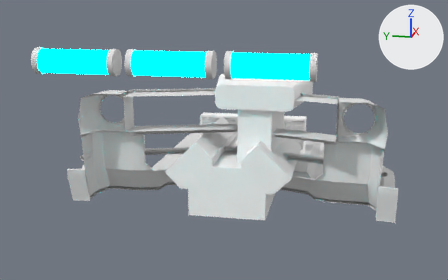
A saved change to the Blender file Car/MuscleCar_V05.blend.
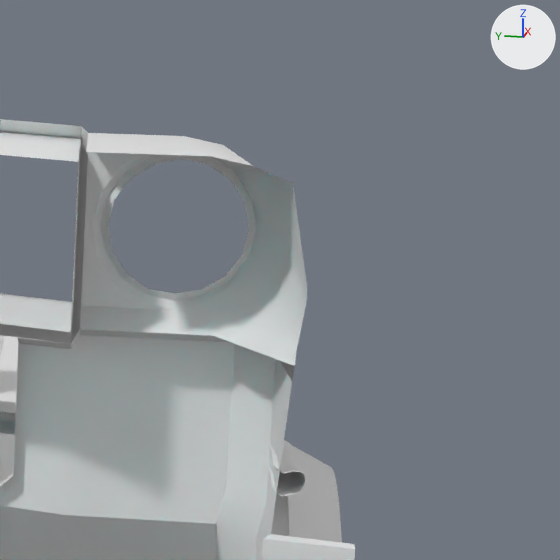
The first picture shows the older version from a 50 mm lens placed at (-3.93, -0.69, 1.21), pointed at (-0.08, 0.08, 0.25). The close-ups show both versions on the part from 71% to 99% of the width and 24% to 69% of the height of that picture; other places that the commit changed are outside them. Arrows for +X, +Y and +Z are at upper right; the lights stay in place.

In view in the first close-up: 'Front_Bumper_Lower', 'Front_Bumper_Upper', 'Hood', 'ProtectionBar', 'Vert.000'.
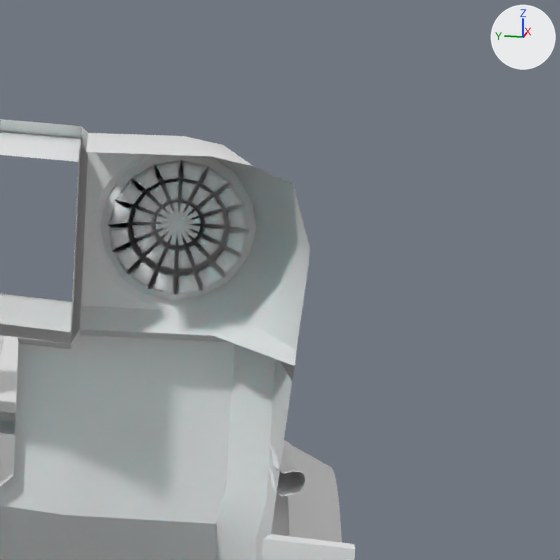
Location of each change, (x1, y1, x2, y2) in pixels of the close-ups (560 x 560 px; the box of a moved part takes in the faces that stretch with it):
'Front_Bumper_Upper', reshaped: before (0, 119, 307, 366); after (0, 119, 310, 366)
'Front_Bumper_Upper.001', added: after (108, 160, 249, 295)
part 1 of me_front_bumper_upper, moved or reshaped: before (236, 232, 282, 322); after (236, 232, 282, 321)
part 2 of me_front_bumper_upper, moved or reshaped: before (248, 248, 306, 350); after (247, 240, 309, 350)
part 3 of me_front_bumper_upper, moved or reshaped: before (256, 168, 307, 302); after (256, 168, 310, 264)

Diff of the bpy script that builds the scene:
```diff
--- a/Car/MuscleCar_V05.blend.py
+++ b/Car/MuscleCar_V05.blend.py
@@ me_front_bumper_upper @@
 me_front_bumper_upper.from_pydata(...)  # 101 vertices, 79 faces; spans x -0.325..0.085, y -0.925..0.0, z -0.15..0.13
 # used by ob_front_bumper_upper; parent = ob_front_bumper_lower; location = (-0.105, 0.0, 0.46)
+# me_front_bumper_upper part 1: the 1 vertex in x -0.185, y -0.89, z -0.07 is moved by (0.0, 0.0, 0.02)
+# me_front_bumper_upper part 2: the 1 vertex in x -0.325, y -0.921, z -0.08 is moved by (0.0, 0.0, 0.03)
+# me_front_bumper_upper part 3: all 2 vertices in x -0.325, y -0.925, z -0.05..-0.03 are moved by (0.0, 0.0, 0.05)
 me_front_bumper_upper.materials.append(mat_m_front_bumper_upper)
@@ me_front_bumper_upper_001 @@
+me_front_bumper_upper_001.from_pydata(...)  # 225 vertices, 272 faces; spans x -0.145..-0.105, y -0.86..-0.68, z -0.09..0.09
+me_front_bumper_upper_001.polygons.foreach_set('use_smooth', [True] * 272)
+me_front_bumper_upper_001.materials.append(mat_m_front_bumper_upper)  # white #e7e7e7
@@ ob_front_bumper_upper_001 @@
+ob_front_bumper_upper_001 = bpy.data.objects.new('Front_Bumper_Upper.001', me_front_bumper_upper_001)
+ob_front_bumper_upper_001.parent = ob_front_bumper_lower
+ob_front_bumper_upper_001.location = (-0.105, 0.0, 0.46)
+_m = ob_front_bumper_upper_001.modifiers.new('Mirror', 'MIRROR')
+_m.use_axis = (False, True, False)
```
